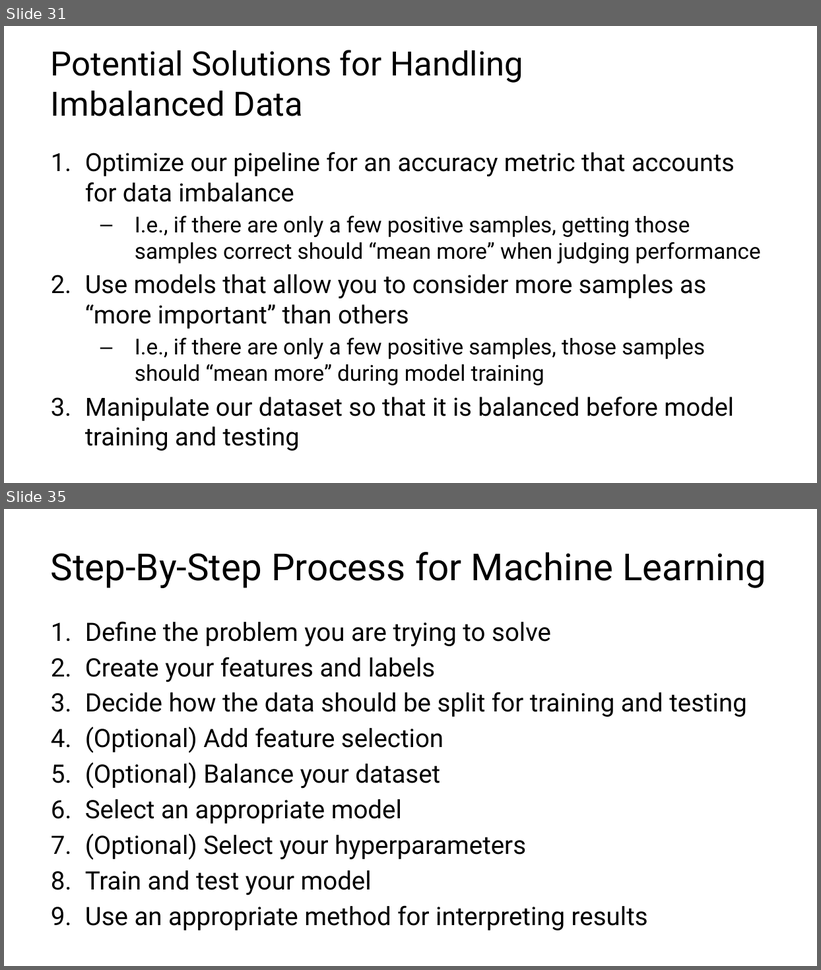
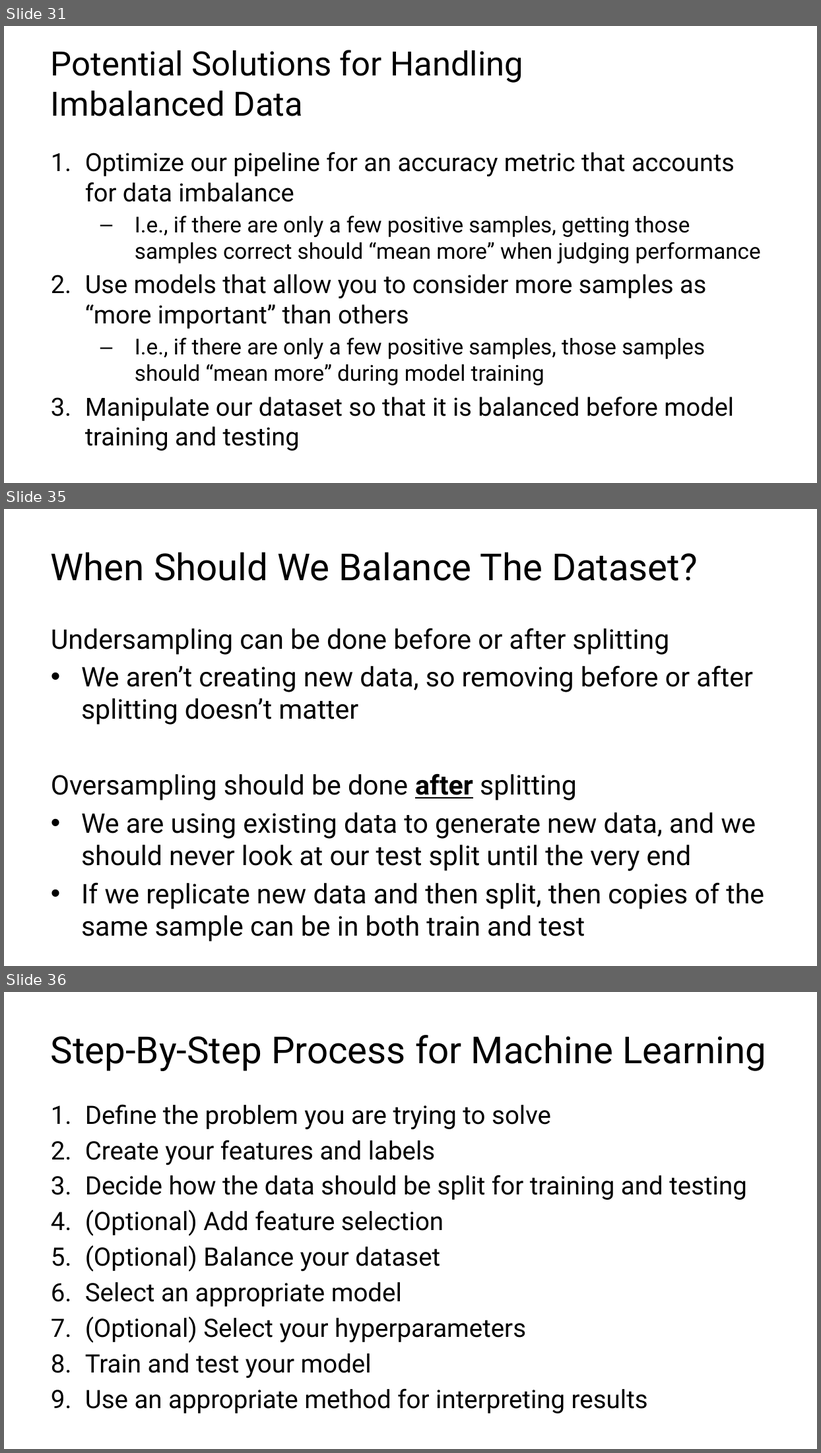
Before and after one commit to C4M-UofT/C4M-UofT.github.io, a slide deck: lectures/winter/6_ml_workflow/MachineLearning_tutorial.pptx. Shown one above the other, each under a label of ours: slides 31 and 35 before the commit, slides 31, 35 and 36 after it; the slides between them are not shown. The pictures are 821x970 and 821x1453 pixels, drawn with LibreOffice and Linux fonts; fonts in the diff are those of the drawing. Boxes give left, top, right and bottom in pixels: in the first picture for what was removed or moved away, otherwise in the second. Text is boxed around its words. In the diff, an @@ line names an element or a change of style, - is before the commit and + after.

```diff
--- a/lectures/winter/6_ml_workflow/MachineLearning_tutorial.pptx
+++ b/lectures/winter/6_ml_workflow/MachineLearning_tutorial.pptx
@@ slide 35 added at (4,509,817,966), background #FFFFFF @@
@@ title added at (51,552,698,581), 44 pt, text #000000 @@
+When Should We Balance The Dataset?
@@ text added at (51,628,764,942), 32 pt, text #000000 @@
+Undersampling can be done before or after splitting
+• We aren’t creating new data, so removing before or after splitting doesn’t matter
+Oversampling should be done after splitting
+• We are using existing data to generate new data, and we should never look at our test split until the very end
+• If we replicate new data and then split, then copies of the same sample can be in both train and test
@@ what was slide 35 is now slide 36 @@
```
Also in this commit, not shown: 7 slides changed, 1 other slide added, 1 other file.
